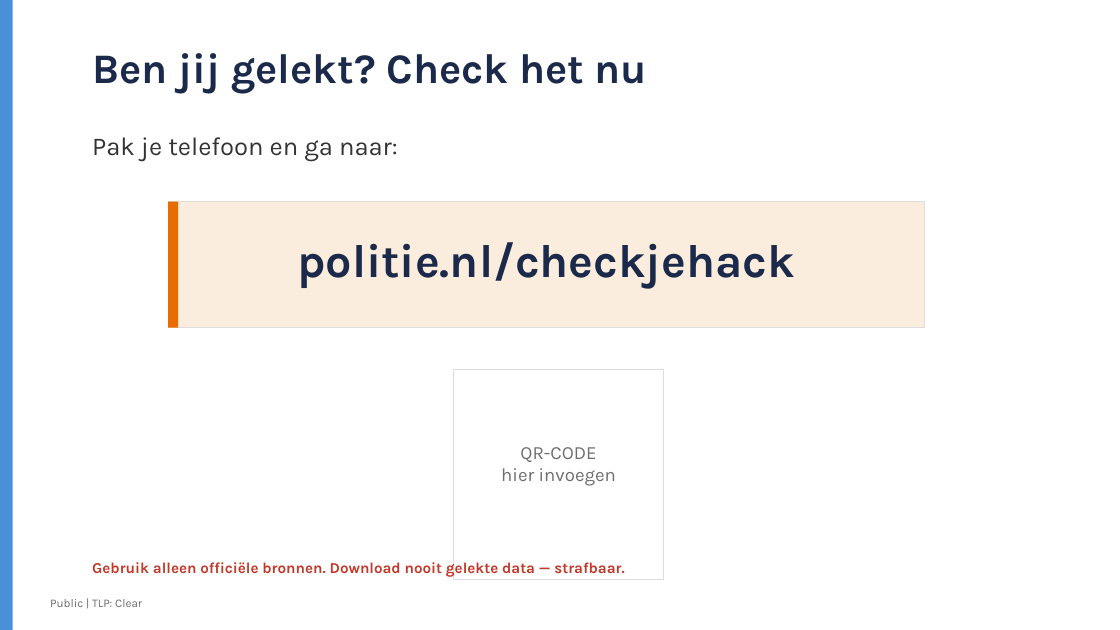
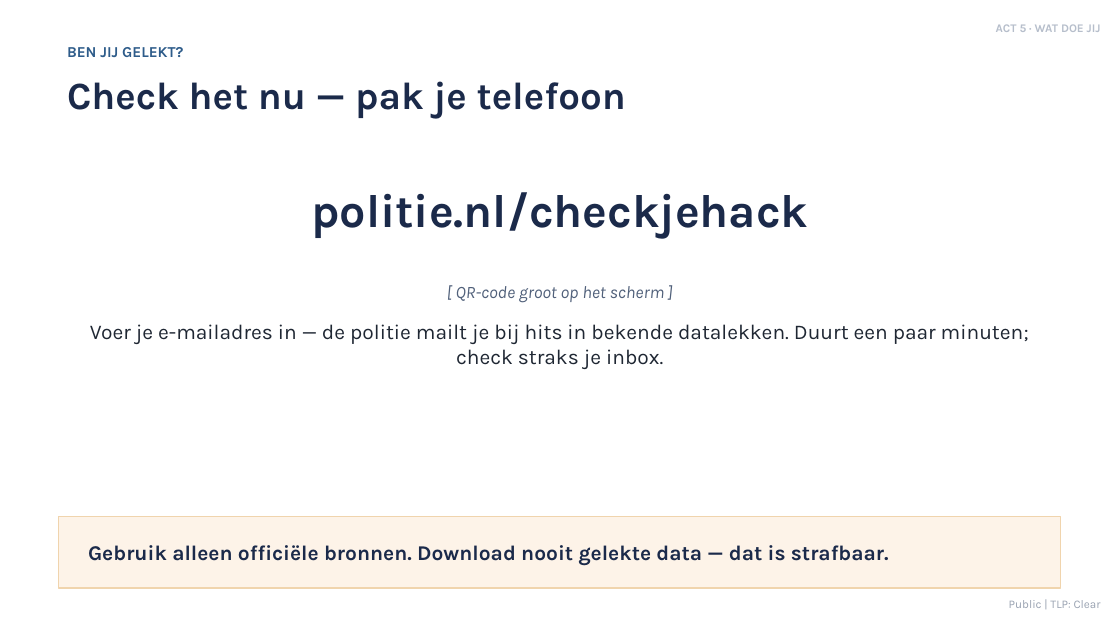
Before and after one commit to security-commons-nl/kennisbank, a slide deck: slide 21 of security/awareness-digitale-veiligheid/Learning_digitale_veiligheid_voor_managers.pptx (slide 12 before the commit). Drawn at 1120x630 pixels with LibreOffice and Linux fonts; fonts in the diff are those of the drawing. Boxes give left, top, right and bottom in pixels: in the first picture for what was removed or moved away, otherwise in the second. Text is boxed around its words. In the diff, an @@ line names an element or a change of style, - is before the commit and + after.

```diff
--- a/security/awareness-digitale-veiligheid/Learning_digitale_veiligheid_voor_managers.pptx
+++ b/security/awareness-digitale-veiligheid/Learning_digitale_veiligheid_voor_managers.pptx
@@ rectangle removed at bbox=[0, 0, 13, 630] @@
@@ text added at bbox=[996, 24, 1101, 32], 10 pt, text #B6BECB, bold @@
+ACT 5 · WAT DOE JIJ
@@ text at bbox=[67, 47, 183, 57]: text changed; size 36 to 13 pt; text colour #1B2A4A to #2E5C8A @@
-Ben jij gelekt? Check het nu
+BEN JIJ GELEKT?
@@ text at bbox=[67, 81, 626, 119]: text changed; size 22 to 33 pt; text colour #333333 to #1B2A4A; bold on @@
-Pak je telefoon en ga naar:
+Check het nu — pak je telefoon
@@ text "politie.nl/checkjehack": place and size @@
-text "politie.nl/checkjehack" at bbox=[297, 242, 794, 288]
+text "politie.nl/checkjehack" at bbox=[311, 192, 808, 238]
@@ rectangle removed at bbox=[168, 202, 924, 328] @@
@@ rectangle removed at bbox=[168, 202, 178, 328] @@
@@ text added at bbox=[90, 286, 1029, 369], 18 pt, text #1F2733 @@
+[ QR-code groot op het scherm ]
+Voer je e-mailadres in — de politie mailt je bij hits in bekende datalekken. Duurt een paar minuten; check straks je inbox.
@@ rectangle removed at bbox=[454, 370, 664, 580] @@
@@ text removed at bbox=[501, 447, 616, 486] @@
-QR-CODE
-hier invoegen
@@ rectangle added at bbox=[59, 517, 1061, 588], fill #FDF3E8, outline #F0D4AD 1 pt @@
@@ text "Gebruik alleen officiële bronnen. Download ..." at bbox=[88, 545, 889, 566]: vertical alignment top to middle @@
@@ text at bbox=[88, 545, 889, 566]: text changed; size 13 to 18 pt; text colour #C0392B to #1B2A4A @@
-Gebruik alleen officiële bronnen. Download nooit gelekte data — strafbaar.
+Gebruik alleen officiële bronnen. Download nooit gelekte data — dat is strafbaar.
@@ text "Public | TLP: Clear": place and size @@
-text "Public | TLP: Clear" at bbox=[50, 599, 142, 607]
+text "Public | TLP: Clear" at bbox=[1009, 600, 1101, 608]
@@ text "Public | TLP: Clear" at bbox=[1009, 600, 1101, 608]: text colour #6E6E6E to #9AA3B2; alignment left to right @@
```
Also in this commit, not shown: 7 other slides changed, 18 slides added, 9 slides removed, 1 other file.
